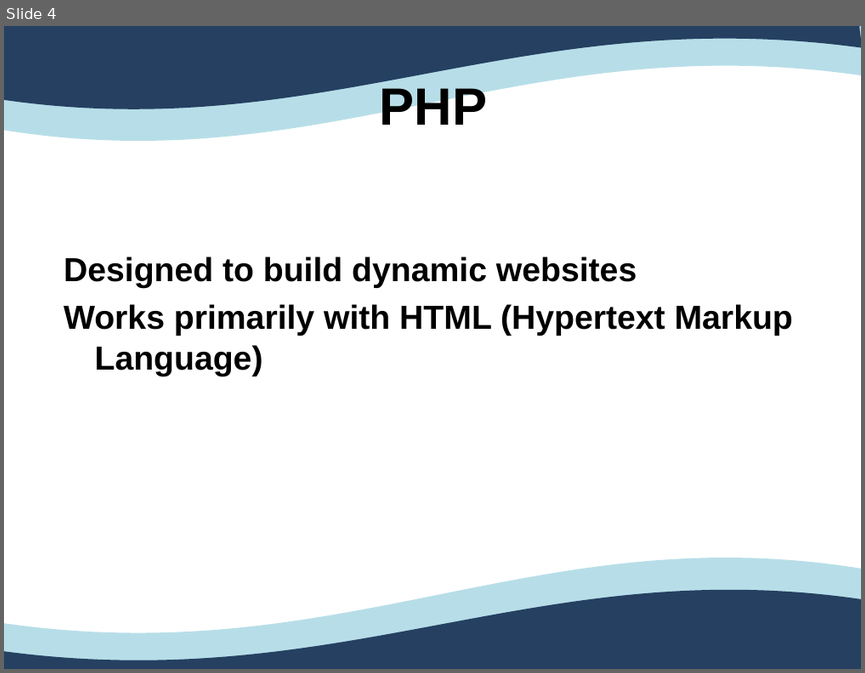
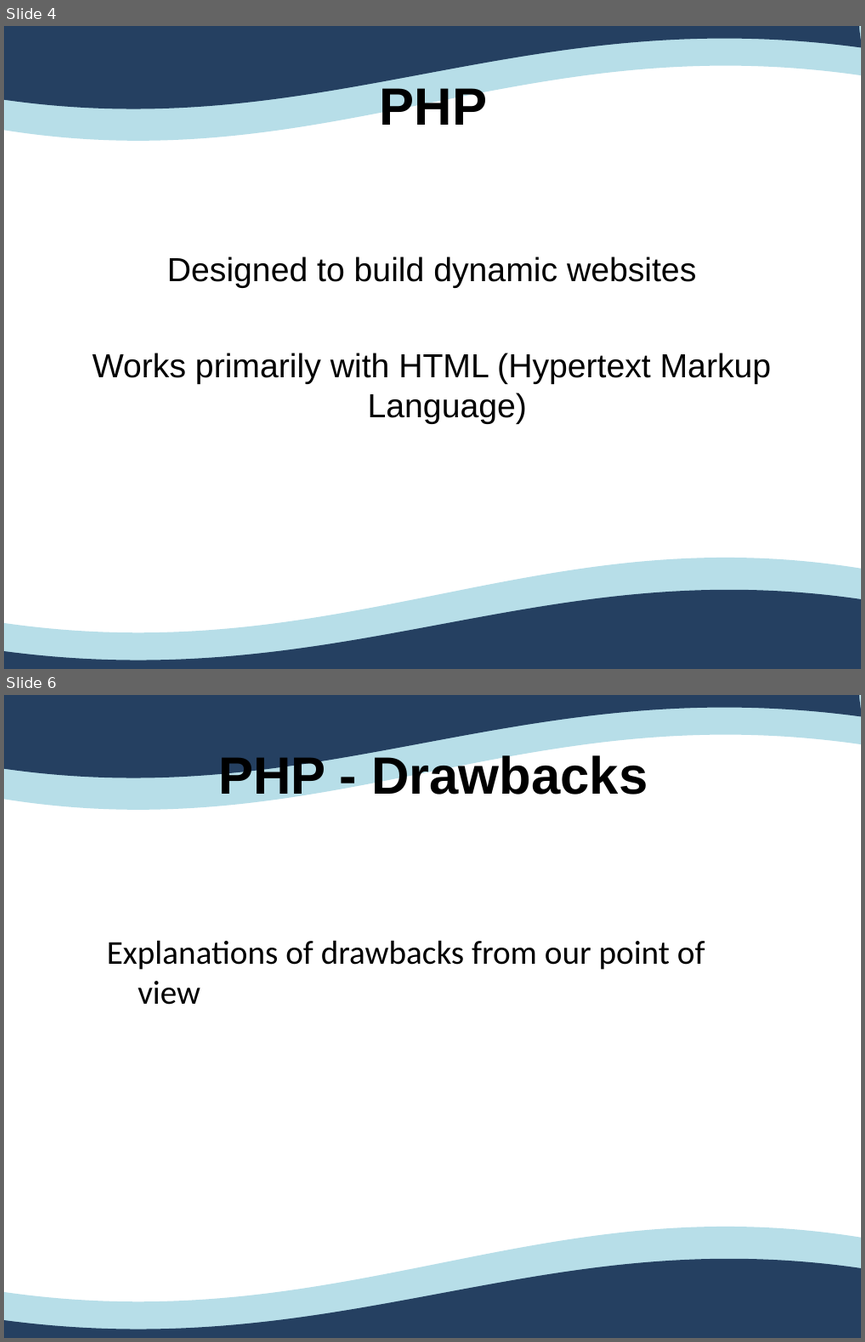
Before and after one commit to Ovan33/Immobilier, a slide deck: docs/Rapport/ProjetTuteureAnglais.ppt. Shown one above the other, each under a label of ours: slide 4 before the commit, slides 4 and 6 after it; the slides between them are not shown. The pictures are 865x673 and 865x1342 pixels, drawn with LibreOffice and Linux fonts; fonts in the diff are those of the drawing. Boxes give left, top, right and bottom in pixels: in the first picture for what was removed or moved away, otherwise in the second. Text is boxed around its words. In the diff, an @@ line names an element or a change of style, - is before the commit and + after.

```diff
--- a/docs/Rapport/ProjetTuteureAnglais.ppt
+++ b/docs/Rapport/ProjetTuteureAnglais.ppt
@@ slide 6 added at (4, 695, 861, 1338), background #FFFFFF; not listed: 4 template elements that a slide beside it also shows @@
@@ text added at (218, 752, 647, 804), 44 pt, text #000000, bold @@
+PHP - Drawbacks
@@ text added at (107, 940, 705, 1004), 28 pt, text #000000 @@
+Explanations of drawbacks from our point of view
@@ slide 4 changed as well @@
@@ freeform shape at (4, 26, 861, 141): outline redrawn @@
@@ text "Designed to build dynamic websites" at (92, 256, 772, 424): bold off; alignment left to centre @@
```
Also in this commit, not shown: 23 other slides changed, 1 slide removed, 10 other files.
